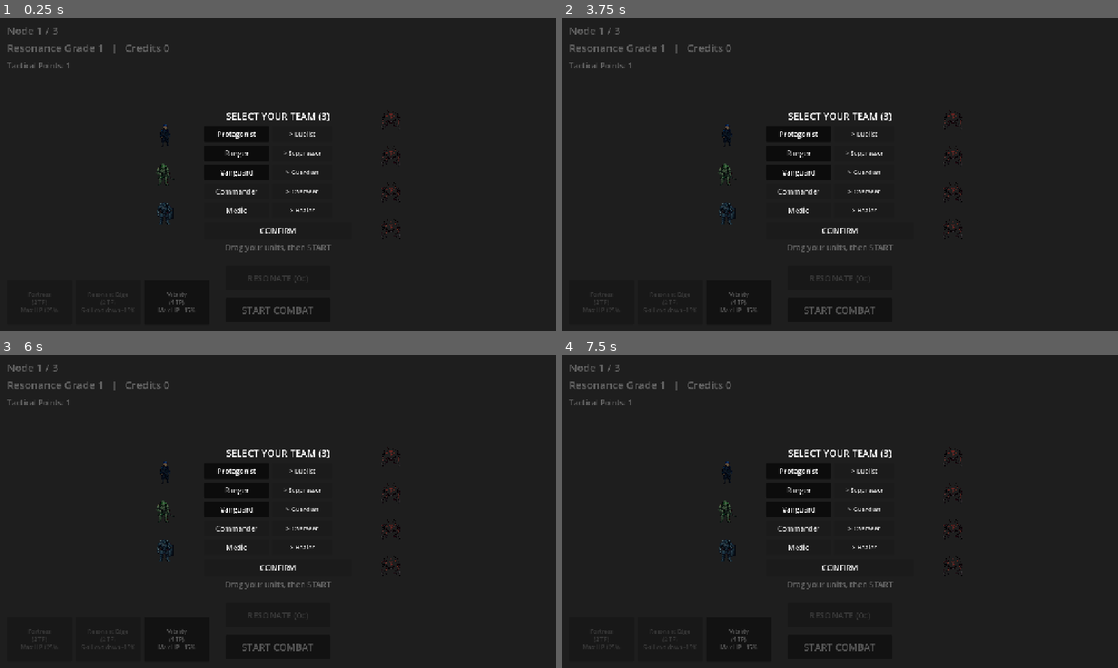
Above: before the commit, frames 1-4 (two rows, left to right).
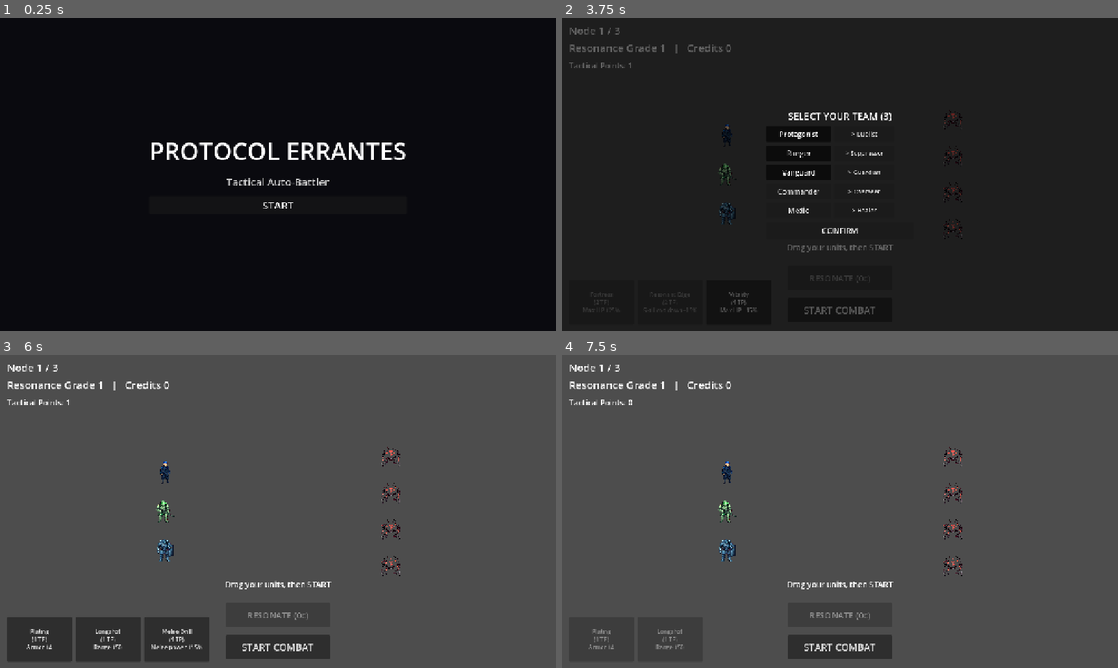
Above: after the commit, the same moments.

Repository: Hwari2929/PROTOCOL-ERRANTEs
Game: Godot game, scene res://scenes/main.tscn
Same seed, same stepped clock (60 frames per second), same inputs: the game is played once before the commit and once after it.
Inputs (mouse positions are in pixels of both pictures, inside the frame that each line leads up to):
- Up to frame 1 (0.25 s): no input
- Up to frame 2 (3.75 s): click "Protagonist" at 0.5 s; click "Ranger" at 1.25 s; click "Vanguard" at 2 s; click "Commander" at 2.75 s; click "Medic" at 3.5 s
- Up to frame 3 (6 s): click "START COMBAT" at 4.25 s; click "START COMBAT" at 5 s; click "CONFIRM" at 5.75 s
- Up to frame 4 (7.5 s): click (840, 567) at 6.5 s, where only the run before the commit has a clickable "CONFIRM"; click (739, 639) at 7.25 s, where only the run before the commit has a clickable "Vitality (1 TP) Max HP +15%"

The runs differ from the first frame. In frame 1, 3.7% of the frame differs, in the area x 1-73%, y 2-95%; in frame 2, nothing differs; in frame 3, 97%; in frame 4, 100%, in the area x 0-100%, y 0-100%.

Commit message:
feat(title): title overlay screen (TQ1 + opaque/blocking fix) [opus]
- PROTOCOL ERRANTES title + subtitle + START; dismiss() reveals team select
- opaque blocking background (was translucent + click-through)

Co-Authored-By: Claude Opus 4.8 <noreply@anthropic.com>

Diff:
--- a/scripts/ui/title_overlay.gd
+++ b/scripts/ui/title_overlay.gd
@@ -1,3 +1,58 @@
 extends Control
-## 타이틀 오버레이 — SCAFFOLD STUB. TQ1 implements.
-## Shows the game title + START over everything; hides on START to reveal team select.
+
+var _background: ColorRect
+var _center_container: CenterContainer
+var _vbox: VBoxContainer
+var _title_label: Label
+var _subtitle_label: Label
+var _start_button: Button
+
+func _ready() -> void:
+	# Full-screen dark background
+	_background = ColorRect.new()
+	_background.color = Color(0.04, 0.04, 0.06, 1.0)
+	_background.set_anchors_preset(Control.PRESET_FULL_RECT)
+	_background.mouse_filter = Control.MOUSE_FILTER_STOP  # block the screen behind
+	add_child(_background)
+
+	# Center container for layout
+	_center_container = CenterContainer.new()
+	_center_container.set_anchors_preset(Control.PRESET_FULL_RECT)
+	add_child(_center_container)
+
+	# Vertical box for stacking elements
+	_vbox = VBoxContainer.new()
+	_vbox.alignment = BoxContainer.ALIGNMENT_CENTER
+	_vbox.add_theme_constant_override("separation", 16)
+	_vbox.set_anchors_preset(Control.PRESET_FULL_RECT)
+	_center_container.add_child(_vbox)
+
+	# Title Label
+	_title_label = Label.new()
+	_title_label.text = "PROTOCOL ERRANTES"
+	_title_label.horizontal_alignment = HORIZONTAL_ALIGNMENT_CENTER
+	_title_label.add_theme_font_size_override("font_size", 56)
+	_title_label.add_theme_color_override("font_color", Color.WHITE)
+	_vbox.add_child(_title_label)
+
+	# Subtitle Label
+	_subtitle_label = Label.new()
+	_subtitle_label.text = "Tactical Auto-Battler"
+	_subtitle_label.horizontal_alignment = HORIZONTAL_ALIGNMENT_CENTER
+	_subtitle_label.add_theme_font_size_override("font_size", 24)
+	_subtitle_label.add_theme_color_override("font_color", Color(0.8, 0.8, 0.8))
+	_vbox.add_child(_subtitle_label)
+
+	# Start Button
+	_start_button = Button.new()
+	_start_button.text = "START"
+	_start_button.add_theme_font_size_override("font_size", 24)
+	_start_button.add_theme_color_override("font_color", Color.WHITE)
+	_start_button.pressed.connect(dismiss)
+	_vbox.add_child(_start_button)
+
+func dismiss() -> void:
+	visible = false
+
+func refresh() -> void:
+	visible = true
